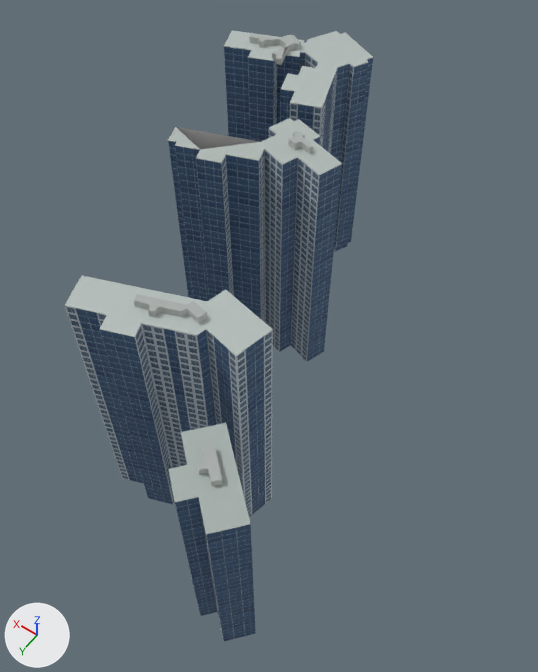
The glTF model assets/re/apt-a10023673.glb: old version first, new version second.
Rendered twice from a 50 mm lens placed at (-111.0, 147.0, 258.0), pointed at (-12.0, 9.0, 41.0). Lighting does not change. The marker at lower left points along +X, +Y and +Z. The first picture is the older version. Vertices at exactly the same position are counted once.

Names of what the first picture shows: '반포르엘'.
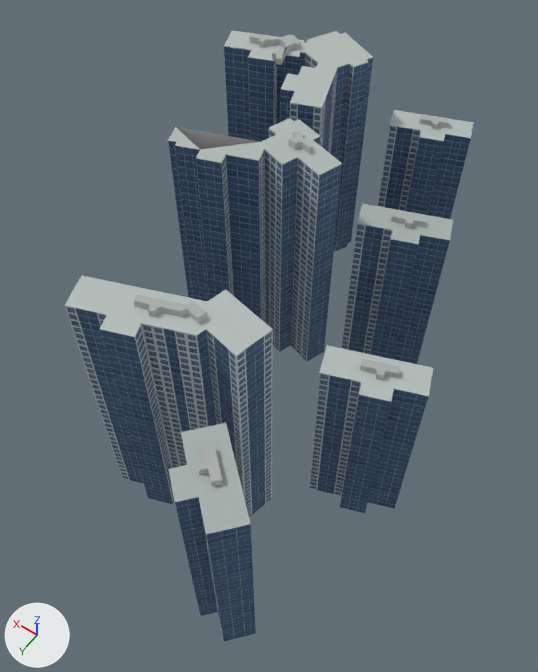
Changed parts and their boxes [x1, y1, x2, y2] in the pictures (538 x 672 px):
'반포르엘', reshaped (33% wider): before [65, 31, 373, 642]; after [65, 31, 474, 642]
part 1 of me_반포르엘___외관_마감과_유리, added: after [419, 115, 449, 129]
part 2 of me_반포르엘___외관_마감과_유리, added (blue): after [377, 126, 421, 211]
part 3 of me_반포르엘___외관_마감과_유리, added (blue): after [341, 203, 453, 364]
part 4 of me_반포르엘___외관_마감과_유리, added: after [309, 345, 433, 513]
part 5 of me_반포르엘___외관_마감과_유리, added (blue): after [378, 110, 474, 219]

What the commit changed:
me_반포르엘___외관_마감과_유리 is used by ob_반포르엘; location (0.0, 0.0, 0.0).
me_반포르엘___외관_마감과_유리 had 12694 vertices, 8984 faces and spanned x -63.0..63.0, y -96.0..96.0, z 0.0..104.0.
me_반포르엘___외관_마감과_유리 now has 16206 vertices, 11580 faces and spans x -79.0..63.0, y -109.0..96.0, z 0.0..104.0.
me_반포르엘___외관_마감과_유리 part 1: the loose piece of 80 vertices spanning x -51.0..-41.0, y 77.0..86.0, z 88.0..90.0 is copied, and the copy is turned 58.8 degrees about the z axis through its middle and scaled by 1.04, then moved by (29.0, -180.0, -15.0); it spans x -23.0..-12.0, y -101.0..-95.0, z 73.0..75.0.
me_반포르엘___외관_마감과_유리 part 2: the loose piece of 10 vertices spanning x 6.0..17.0, y -49.0..-45.0, z 0.0..98.0 is copied, and the copy is scaled about its middle by (1.08, 1.1, 0.736), then moved by (-21.0, -42.0, -13.0); it spans x -15.0..-3.0, y -92.0..-87.0, z 0.0..72.0.
me_반포르엘___외관_마감과_유리 part 3: 1176 vertices added at x -54.0..-20.0, y -49.0..-28.0, z 0.0..78.0.
me_반포르엘___외관_마감과_유리 part 4: 1176 vertices added at x -79.0..-44.0, y 12.0..33.0, z 0.0..78.0.
me_반포르엘___외관_마감과_유리 part 5: 1062 vertices added at x -34.0..0.0, y -109.0..-87.0, z 0.0..73.0.
Other edits to the shape of me_반포르엘___외관_마감과_유리 do not show in these pictures.
